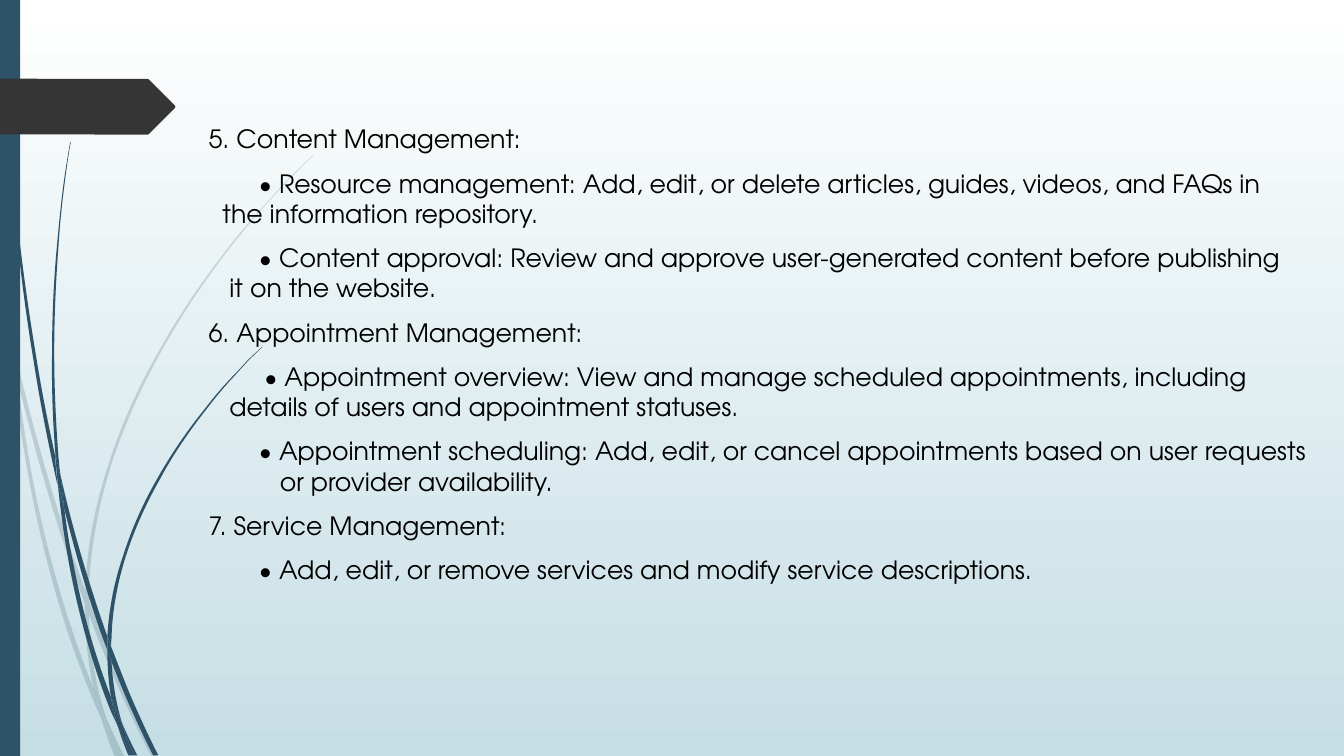
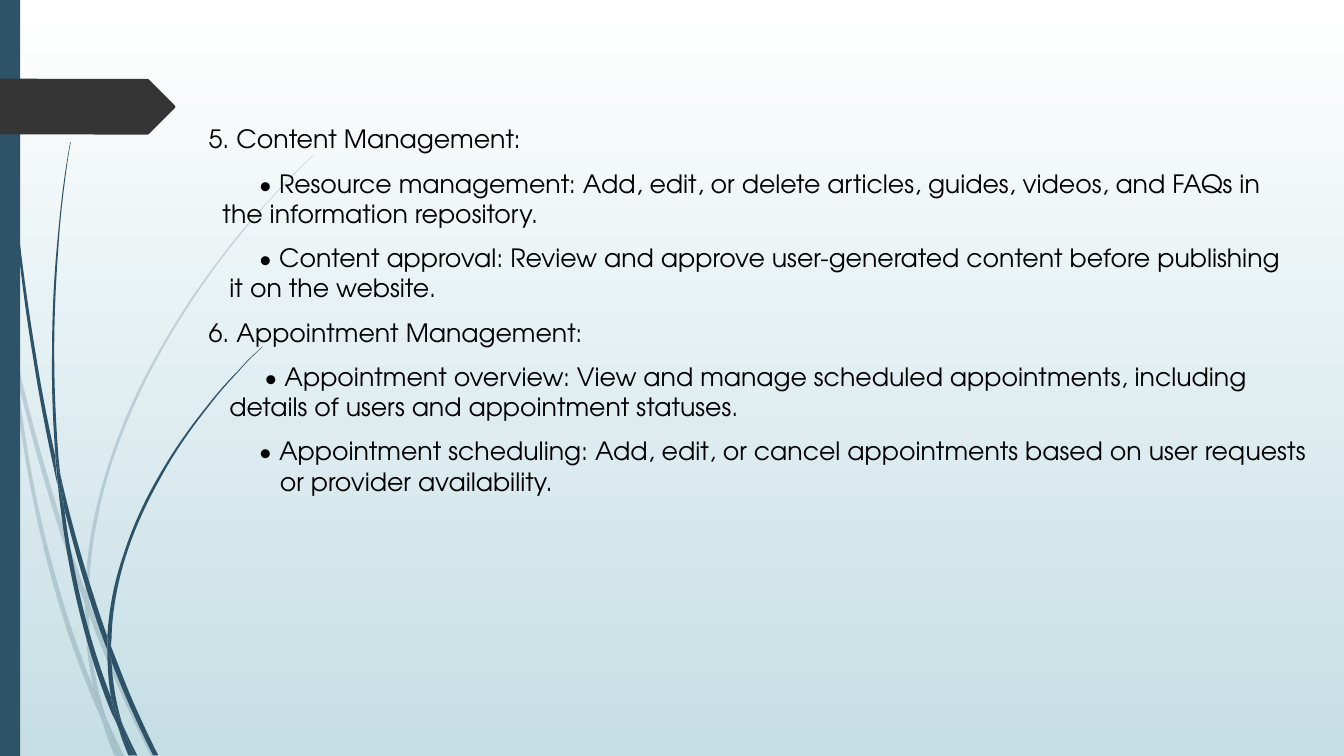
Before and after one commit to mariajacob/Maria-Jacob_INTMCA_MiniProject_, a slide deck: slide 4 of Gentle Haloes_PPT.pptx. Drawn at 1344x756 pixels with LibreOffice and Linux fonts; fonts in the diff are those of the drawing. Boxes give left, top, right and bottom in pixels: in the first picture for what was removed or moved away, otherwise in the second. Text is boxed around its words. In the diff, an @@ line names an element or a change of style, - is before the commit and + after.

```diff
--- a/Gentle Haloes_PPT.pptx
+++ b/Gentle Haloes_PPT.pptx
@@ text at box(209, 516, 1032, 584): paragraphs removed @@
-7. Service Management:
-• Add, edit, or remove services and modify service descriptions.
```
Also in this commit, not shown: 3 other slides changed, 31 other files.
